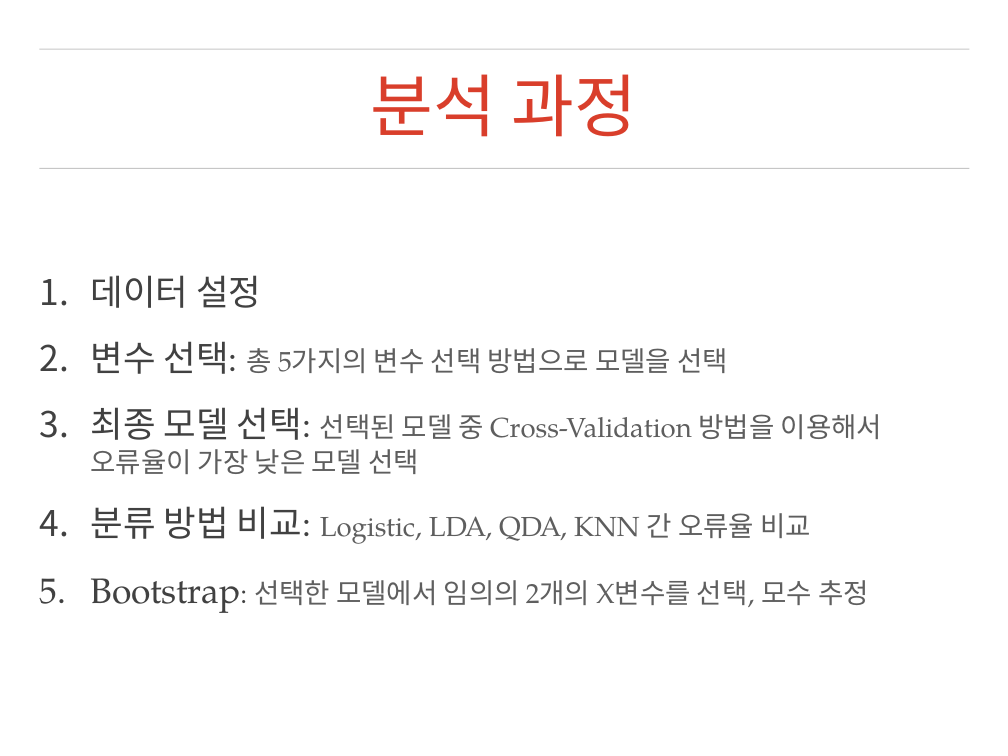
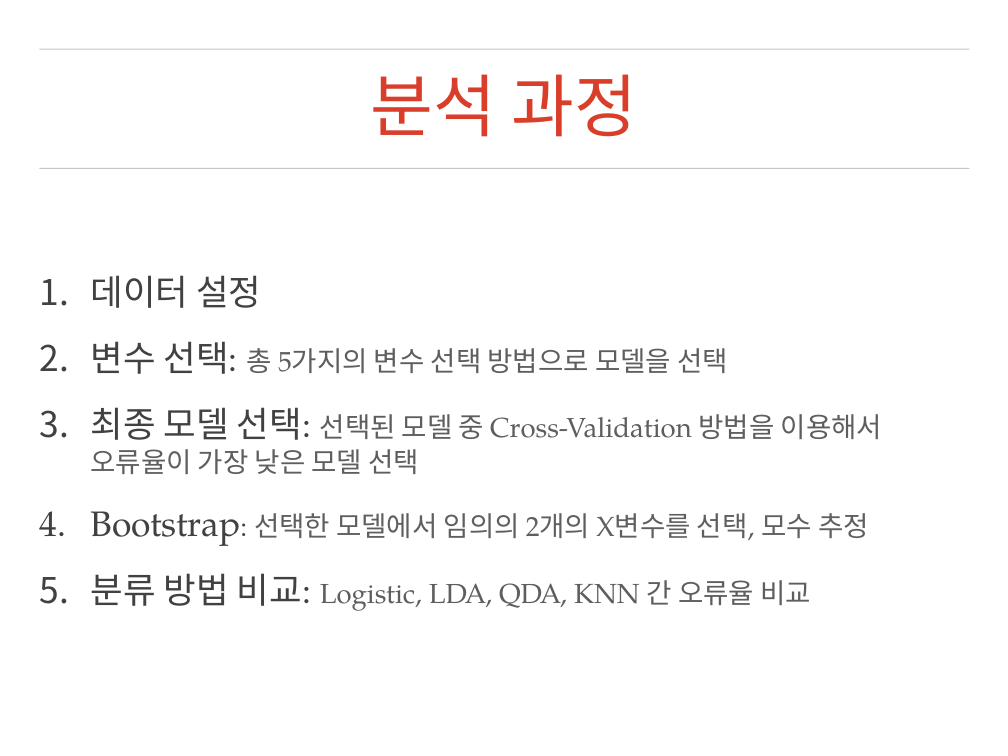
Before and after one commit to mrlee23/bankruptcy-prediction, a slide deck: slide 6 of presentation.pptx. Drawn at 1008x756 pixels with LibreOffice and Linux fonts; fonts in the diff are those of the drawing; background and template pictures are left out. Boxes give left, top, right and bottom in pixels: in the first picture for what was removed or moved away, otherwise in the second. Text is boxed around its words. In the diff, an @@ line names an element or a change of style, - is before the commit and + after.

Commit message:
Add bootstrap

```diff
--- a/presentation.pptx
+++ b/presentation.pptx
@@ text at <box>91,511,869,546</box>: paragraph added @@
+4. Bootstrap: 선택한 모델에서 임의의 2개의 X변수를 선택, 모수 추정
@@ text at <box>91,578,869,613</box>: paragraph removed @@
-5. Bootstrap: 선택한 모델에서 임의의 2개의 X변수를 선택, 모수 추정
```
Also in this commit, not shown: 1 slide added, 2 other files.
